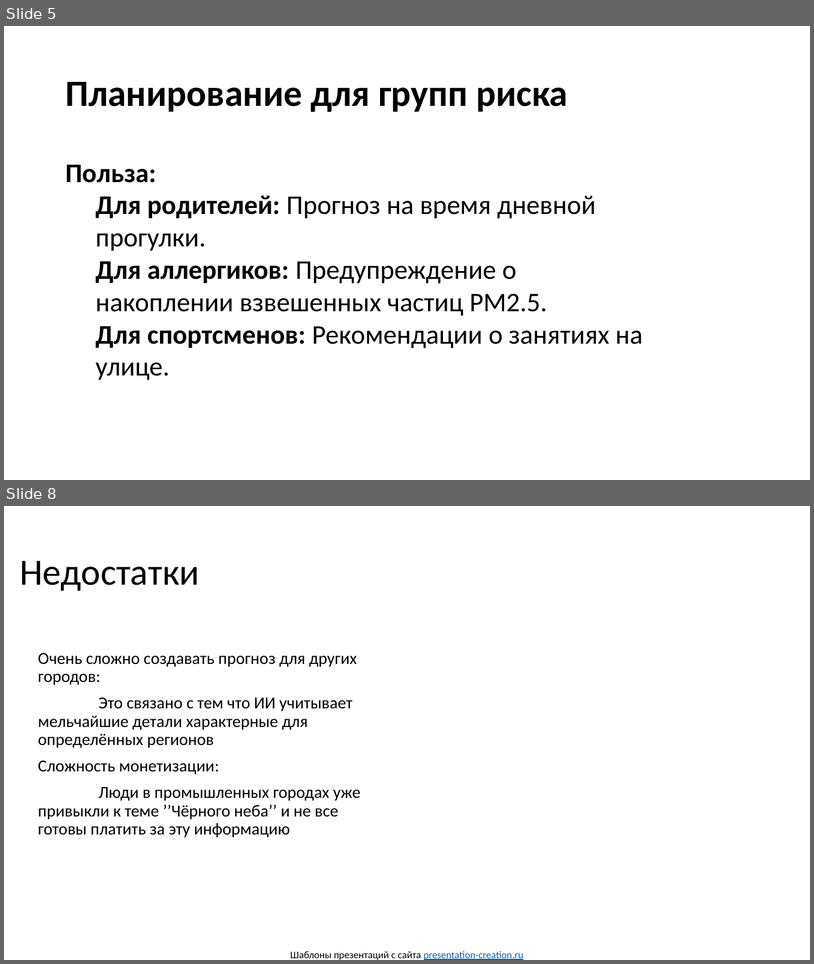
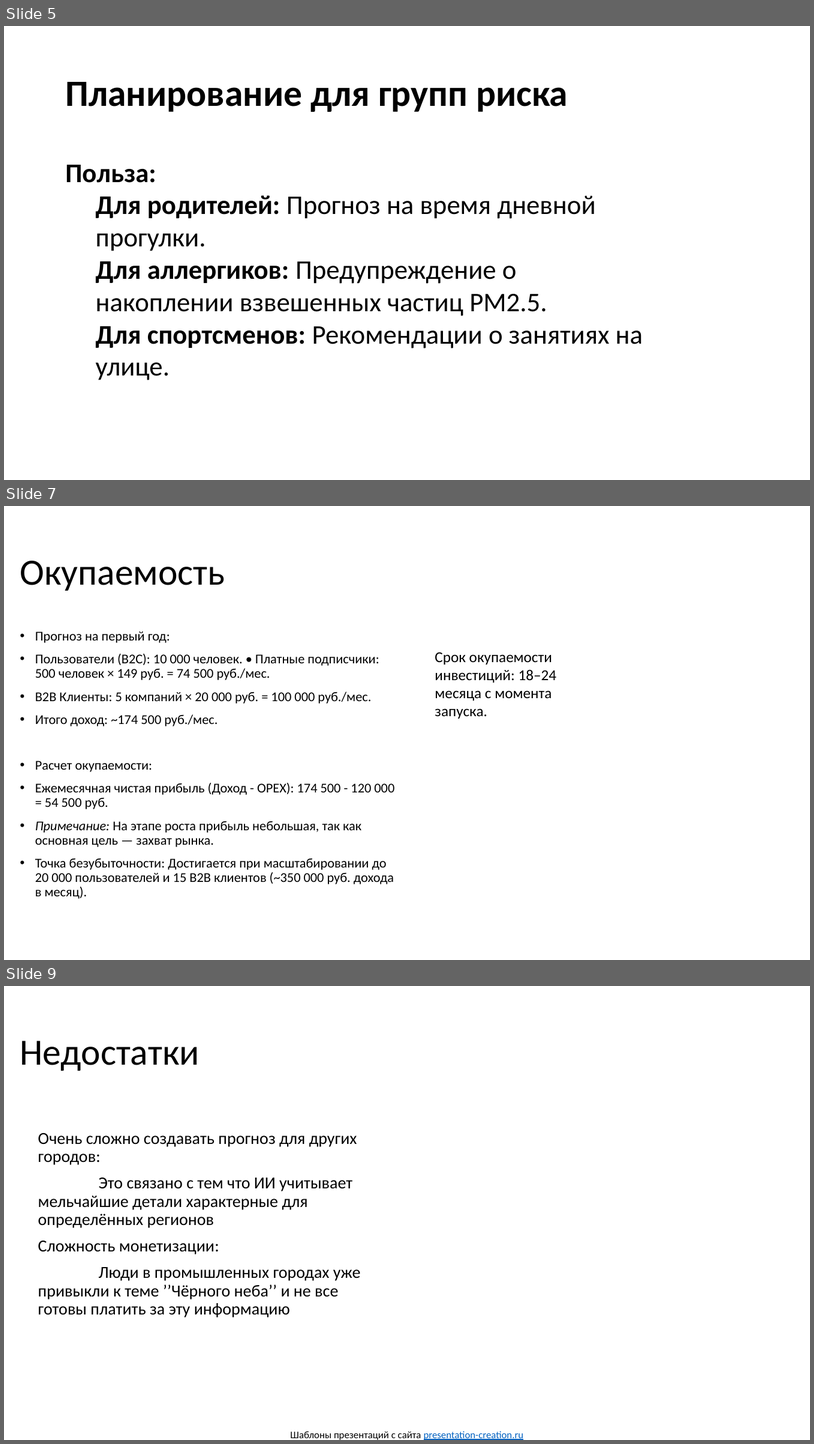
Before and after one commit to RaneKup/AQIbot, a slide deck: Air Project.pptx. Shown one above the other, each under a label of ours: slides 5 and 8 before the commit, slides 5, 7 and 9 after it; the slides between them are not shown. The pictures are 814x964 and 814x1444 pixels, drawn with LibreOffice and Linux fonts; fonts in the diff are those of the drawing; background and template pictures are left out. Boxes give left, top, right and bottom in pixels: in the first picture for what was removed or moved away, otherwise in the second. Text is boxed around its words. In the diff, an @@ line names an element or a change of style, - is before the commit and + after.

```diff
--- a/Air Project.pptx
+++ b/Air Project.pptx
@@ slide 7 added at [4,506,810,960], background picture (left out) @@
@@ title added at [20,561,225,591], 44 pt, text #000000 @@
+Окупаемость
@@ text added at [35,631,395,898], 16 pt, text #000000 @@
+• Прогноз на первый год:
+• Пользователи (B2C): 10 000 человек. • Платные подписчики: 500 человек × 149 руб. = 74 500 руб./мес.
+• B2B Клиенты: 5 компаний × 20 000 руб. = 100 000 руб./мес.
+• Итого доход: ~174 500 руб./мес.
+• Расчет окупаемости:
+• Ежемесячная чистая прибыль (Доход - OPEX): 174 500 - 120 000 = 54 500 руб.
+• Примечание: На этапе роста прибыль небольшая, так как основная цель — захват рынка.
+• Точка безубыточности: Достигается при масштабировании до 20 000 пользователей и 15 B2B клиентов (~350 000 руб. дохода в месяц).
@@ text added at [435,652,557,718], 18 pt, text #000000 @@
+Срок окупаемости инвестиций: 18–24 месяца с момента запуска.
@@ what was slide 8 is now slide 9 @@
```
Also in this commit, not shown: 2 slides changed, 1 other slide added, 1 slide removed, 1 other file.
